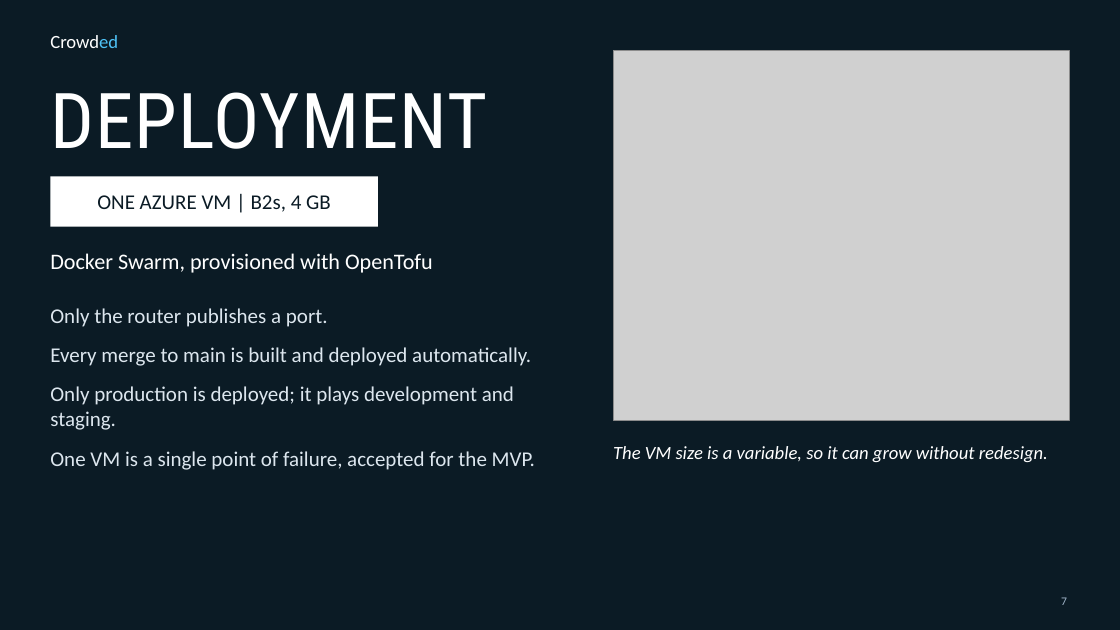
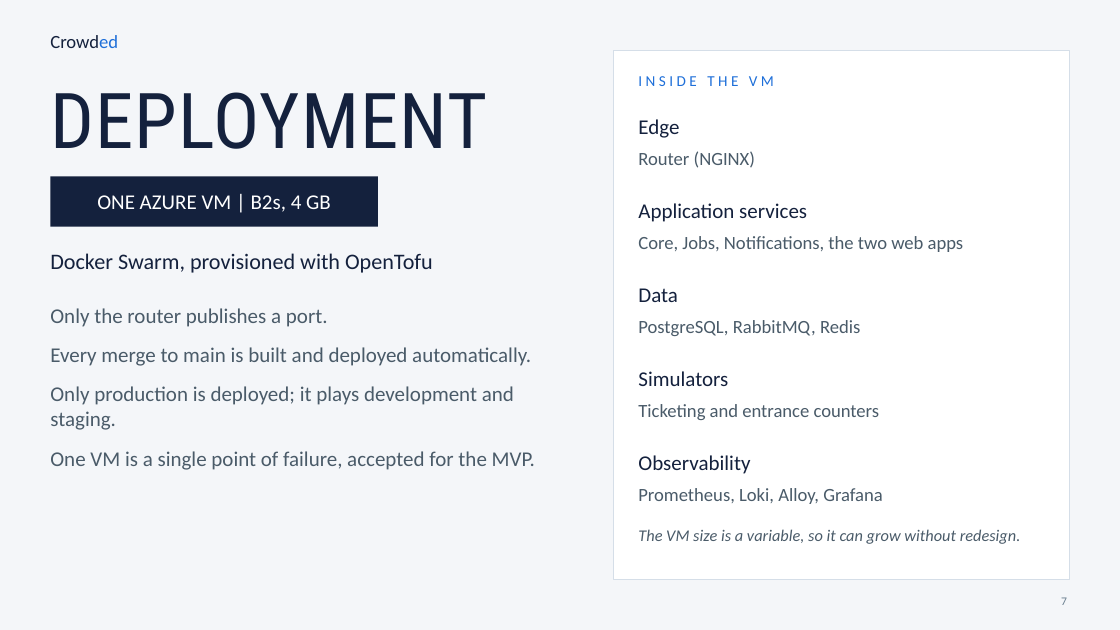
Before and after one commit to andrereis26/crowded-labdsof, a slide deck: slide 7 of docs/presentations/Sprint1/Crowded_LABDSOF_Presentation_Sprint1_PL.pptx. Drawn at 1120x630 pixels with LibreOffice and Linux fonts; fonts in the diff are those of the drawing; grey boxes stand for pictures. Boxes give left, top, right and bottom in pixels: in the first picture for what was removed or moved away, otherwise in the second. Text is boxed around its words. In the diff, an @@ line names an element or a change of style, - is before the commit and + after.

```diff
--- a/docs/presentations/Sprint1/Crowded_LABDSOF_Presentation_Sprint1_PL.pptx
+++ b/docs/presentations/Sprint1/Crowded_LABDSOF_Presentation_Sprint1_PL.pptx
@@ background #0B1B25 to #F4F6F9 @@
@@ text "Crowded" at bbox=[50, 35, 118, 48]: text colour #FFFFFF to #14213D, text colour #4FC3F7 to #1E6FD9 in "Crowded" @@
@@ picture removed at bbox=[613, 50, 1070, 420] @@
@@ rectangle added at bbox=[613, 50, 1070, 580], fill #FFFFFF, outline #D5DEE8 0.75 pt @@
@@ text "DEPLOYMENT" at bbox=[50, 92, 487, 149]: text colour #FFFFFF to #14213D @@
@@ text added at bbox=[638, 76, 774, 86], 13 pt, text #1E6FD9 @@
+INSIDE THE VM
@@ text added at bbox=[638, 119, 679, 138], 18 pt, text #14213D @@
+Edge
@@ rectangle "ONE AZURE VM | B2s, ..." at bbox=[50, 176, 378, 227]: text colour #0B1B25 to #FFFFFF; fill #FFFFFF to #14213D @@
@@ text added at bbox=[638, 151, 755, 168], 16 pt, text #4A5B69 @@
+Router (NGINX)
@@ text added at bbox=[638, 203, 807, 222], 18 pt, text #14213D @@
+Application services
@@ text added at bbox=[638, 236, 964, 252], 16 pt, text #4A5B69 @@
+Core, Jobs, Notifications, the two web apps
@@ text "Docker Swarm, provisioned with OpenTofu" at bbox=[50, 253, 433, 273]: text colour #FFFFFF to #14213D @@
@@ text added at bbox=[638, 288, 678, 302], 18 pt, text #14213D @@
+Data
@@ text "Only the router publishes a ..." at bbox=[50, 308, 535, 470]: text colour #DCE6EE to #4A5B69 @@
@@ text added at bbox=[638, 320, 860, 336], 16 pt, text #4A5B69 @@
+PostgreSQL, RabbitMQ, Redis
@@ text added at bbox=[638, 371, 728, 386], 18 pt, text #14213D @@
+Simulators
@@ text added at bbox=[638, 404, 880, 420], 16 pt, text #4A5B69 @@
+Ticketing and entrance counters
@@ text added at bbox=[638, 455, 750, 474], 18 pt, text #14213D @@
+Observability
@@ text added at bbox=[638, 488, 883, 504], 16 pt, text #4A5B69 @@
+Prometheus, Loki, Alloy, Grafana
@@ text "The VM size is a ...": place and size @@
-text "The VM size is a ..." at bbox=[613, 446, 1048, 462]
+text "The VM size is a ..." at bbox=[638, 529, 1021, 544]
@@ text "The VM size is a ..." at bbox=[638, 529, 1021, 544]: size 16 to 14 pt, text colour #FFFFFF to #4A5B69 @@
@@ page number at bbox=[1061, 597, 1067, 605]: text colour #9FB3C8 to #6B7F90 @@
```
Also in this commit, not shown: 28 other slides changed, 1 slide added, 1 slide removed, 3 other files.
